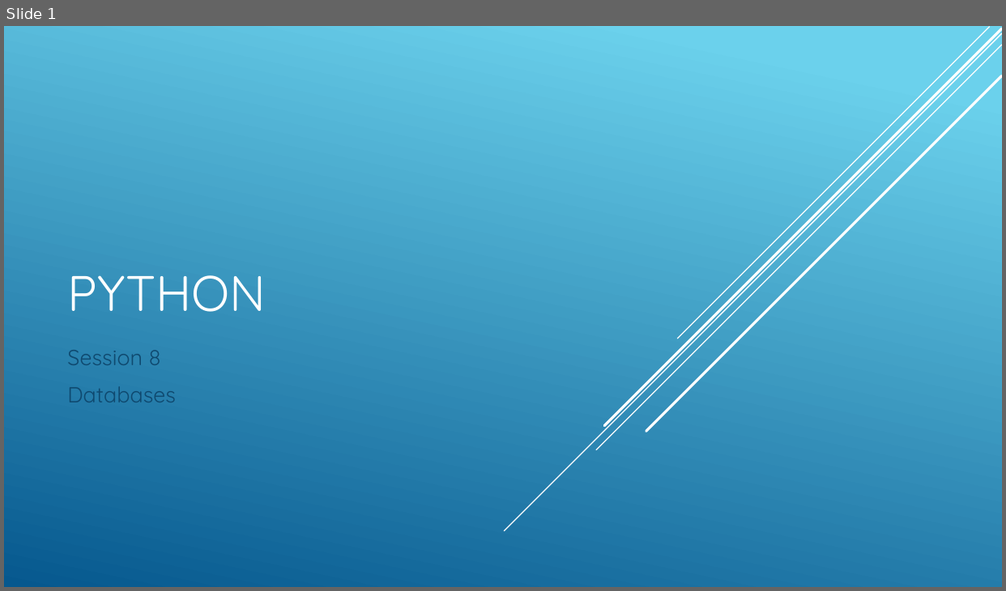
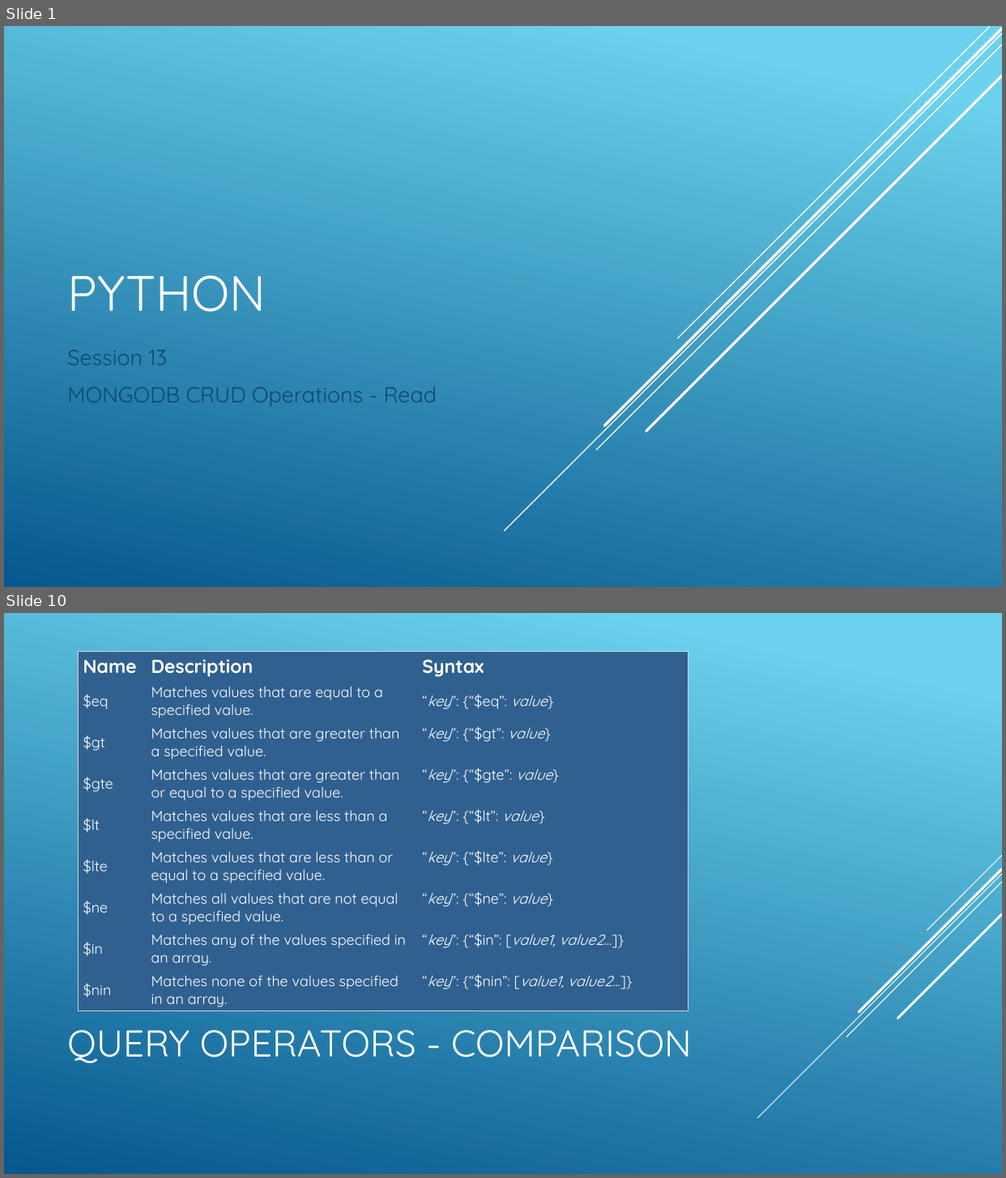
Before and after one commit to cabarca01/PythonDojo, a slide deck: slides/klasse13.pptx. Shown one above the other, each under a label of ours: slide 1 before the commit, slides 1 and 10 after it; the slides between them are not shown. The pictures are 1006x591 and 1006x1178 pixels, drawn with LibreOffice and Linux fonts; fonts in the diff are those of the drawing. Boxes give left, top, right and bottom in pixels: in the first picture for what was removed or moved away, otherwise in the second. Text is boxed around its words. In the diff, an @@ line names an element or a change of style, - is before the commit and + after.

Commit message:
Lesson 13: MongoDB - Read Operations part 1

```diff
--- a/slides/klasse13.pptx
+++ b/slides/klasse13.pptx
@@ slide 10 added at (4,613,1002,1174), background gradient #6ED2EB to #06588E @@
@@ table added at (78,652,688,1011), 9 rows, 3 columns @@
+Name | Description | Syntax
+$eq | Matches values that are equal to a specified value. | “key”: {“$eq”: value}
+$gt | Matches values that are greater than a specified value. | “key”: {“$gt”: value}
+$gte | Matches values that are greater than or equal to a specified value. | “key”: {“$gte”: value}
+$lt | Matches values that are less than a specified value. | “key”: {“$lt”: value}
+$lte | Matches values that are less than or equal to a specified value. | “key”: {“$lte”: value}
+$ne | Matches all values that are not equal to a specified value. | “key”: {“$ne”: value}
+$in | Matches any of the values specified in an array. | “key”: {“$in”: [value1, value2...]}
+$nin | Matches none of the values specified in an array. | “key”: {“$nin”: [value1, value2...]}
@@ group added at (758,855,1002,1118): 5 lines @@
@@ title added at (67,1030,692,1063), 36 pt, text #FFFFFF @@
+QUERY OPERATORS - COMPARISON
@@ slide 1 changed as well @@
@@ subtitle at (67,350,437,407): text changed @@
-Session 8
-Databases
+Session 13
+MONGODB CRUD Operations - Read
```
Also in this commit, not shown: 12 other slides added, 3 slides removed, 14 other files.
